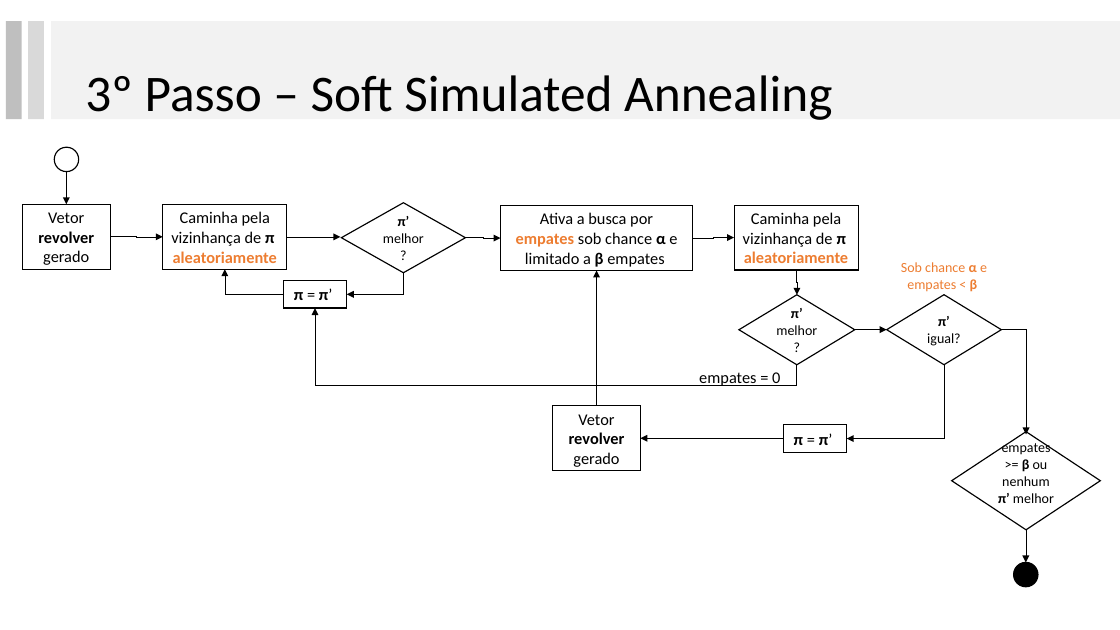
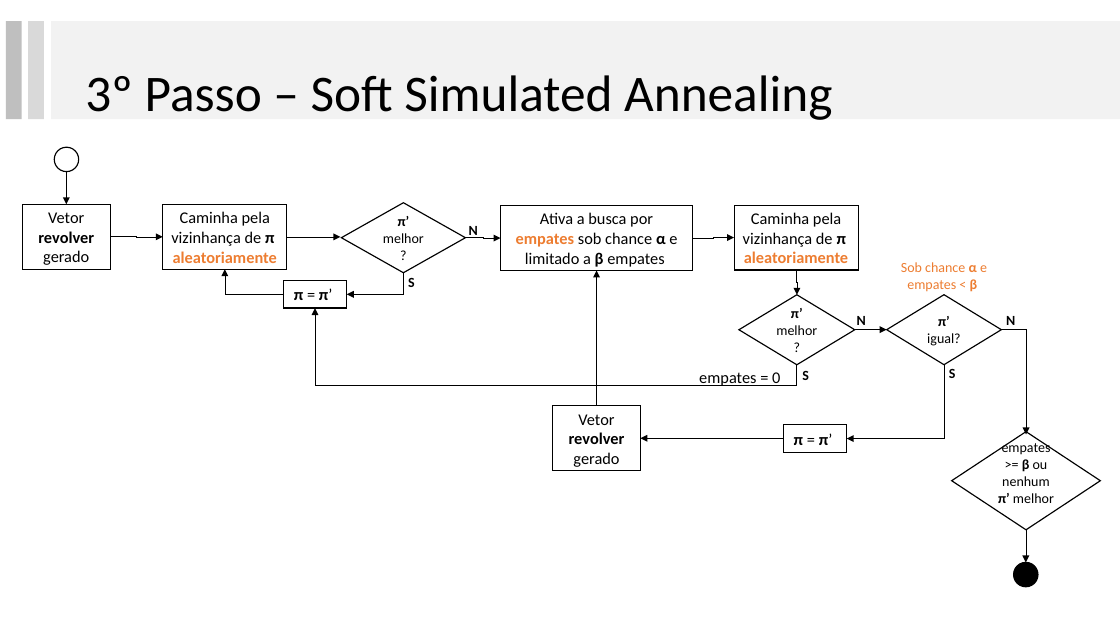
Before and after one commit to lpbiasoto/metaheuristicas, a slide deck: slide 19 of ApresentacaoRibas/apresentaçãoRibas_JHA.pptx. Drawn at 1120x630 pixels with LibreOffice and Linux fonts; fonts in the diff are those of the drawing. Boxes give left, top, right and bottom in pixels: in the first picture for what was removed or moved away, otherwise in the second. Text is boxed around its words. In the diff, an @@ line names an element or a change of style, - is before the commit and + after.

```diff
--- a/ApresentacaoRibas/apresentaçãoRibas_JHA.pptx
+++ b/ApresentacaoRibas/apresentaçãoRibas_JHA.pptx
@@ text added at [469, 226, 478, 238], 12 pt, text #000000, bold @@
+N
@@ text added at [408, 278, 415, 287], 12 pt, text #000000, bold @@
+S
@@ text added at [857, 316, 866, 325], 12 pt, text #000000, bold @@
+N
@@ text added at [1006, 316, 1015, 325], 12 pt, text #000000, bold @@
+N
@@ text added at [802, 371, 809, 380], 12 pt, text #000000, bold @@
+S
@@ text added at [949, 369, 956, 378], 12 pt, text #000000, bold @@
+S
```
Also in this commit, not shown: 3 other slides changed.
